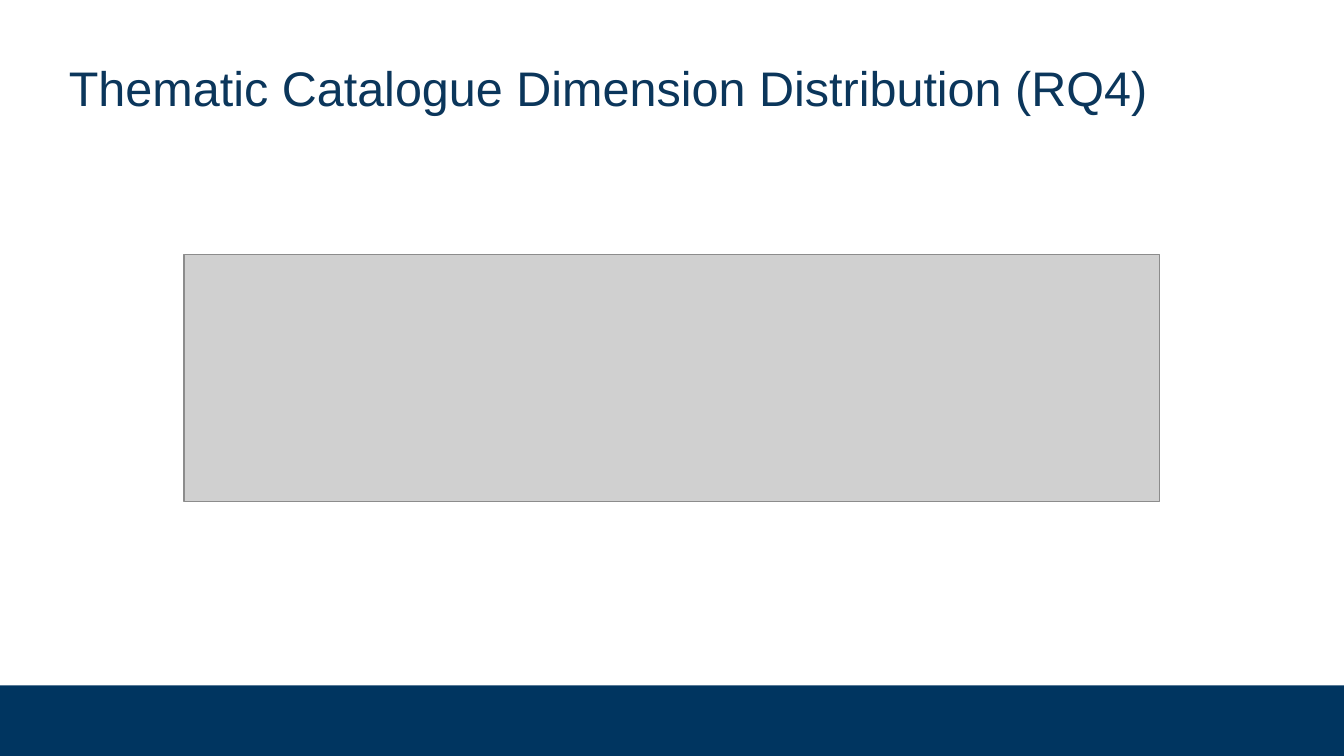
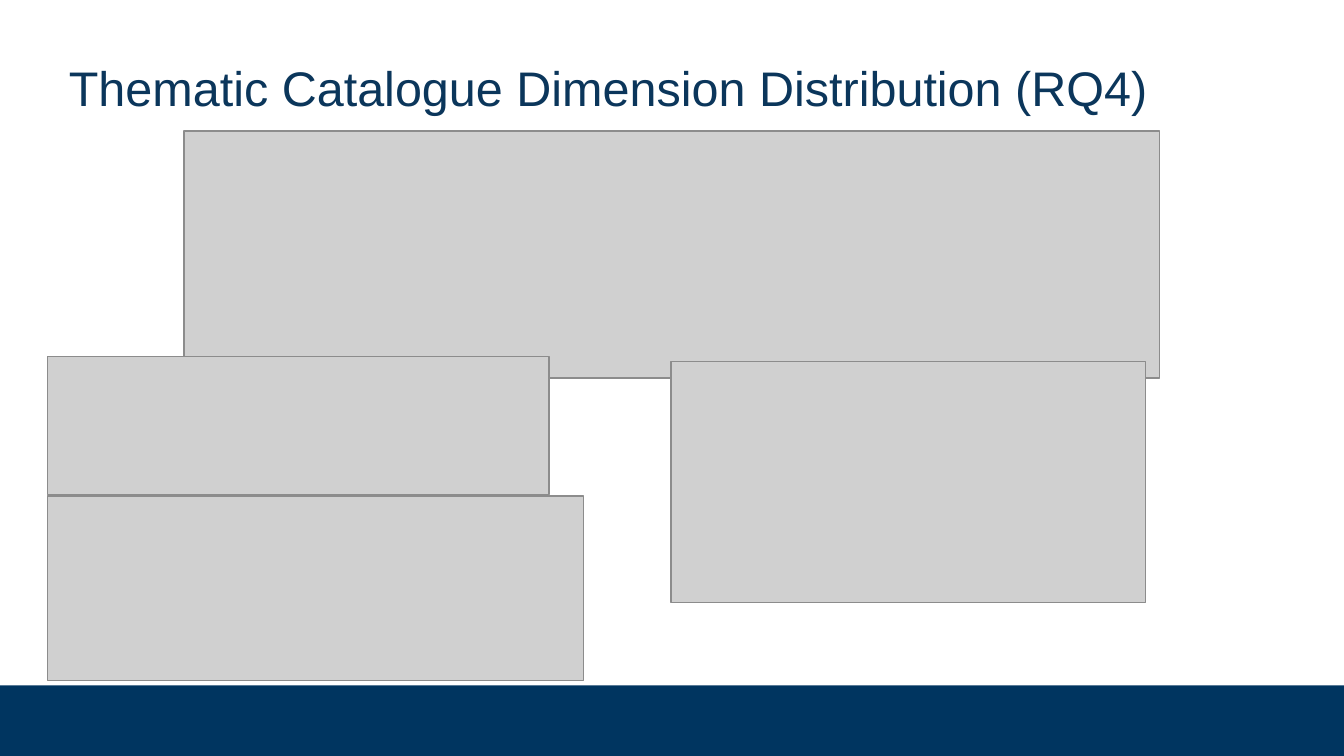
Before and after one commit to Dilsan-M/Mining-and-Structuring-Logging-Guidelines-for-Improving-Log-Analysis, a slide deck: slide 28 of slides/Defence.pptx (slide 27 before the commit). Drawn at 1344x756 pixels with LibreOffice and Linux fonts; fonts in the diff are those of the drawing; grey boxes stand for pictures; background and template pictures are left out. Boxes give left, top, right and bottom in pixels: in the first picture for what was removed or moved away, otherwise in the second. Text is boxed around its words. In the diff, an @@ line names an element or a change of style, - is before the commit and + after.

```diff
--- a/slides/Defence.pptx
+++ b/slides/Defence.pptx
@@ picture: place and size @@
-picture at <box>184,254,1160,501</box>
+picture at <box>184,130,1160,378</box>
@@ picture added at <box>47,358,548,495</box> @@
@@ picture added at <box>671,362,1145,602</box> @@
@@ picture added at <box>47,496,583,680</box> @@
```
Also in this commit, not shown: 4 other slides changed, 1 slide added.
